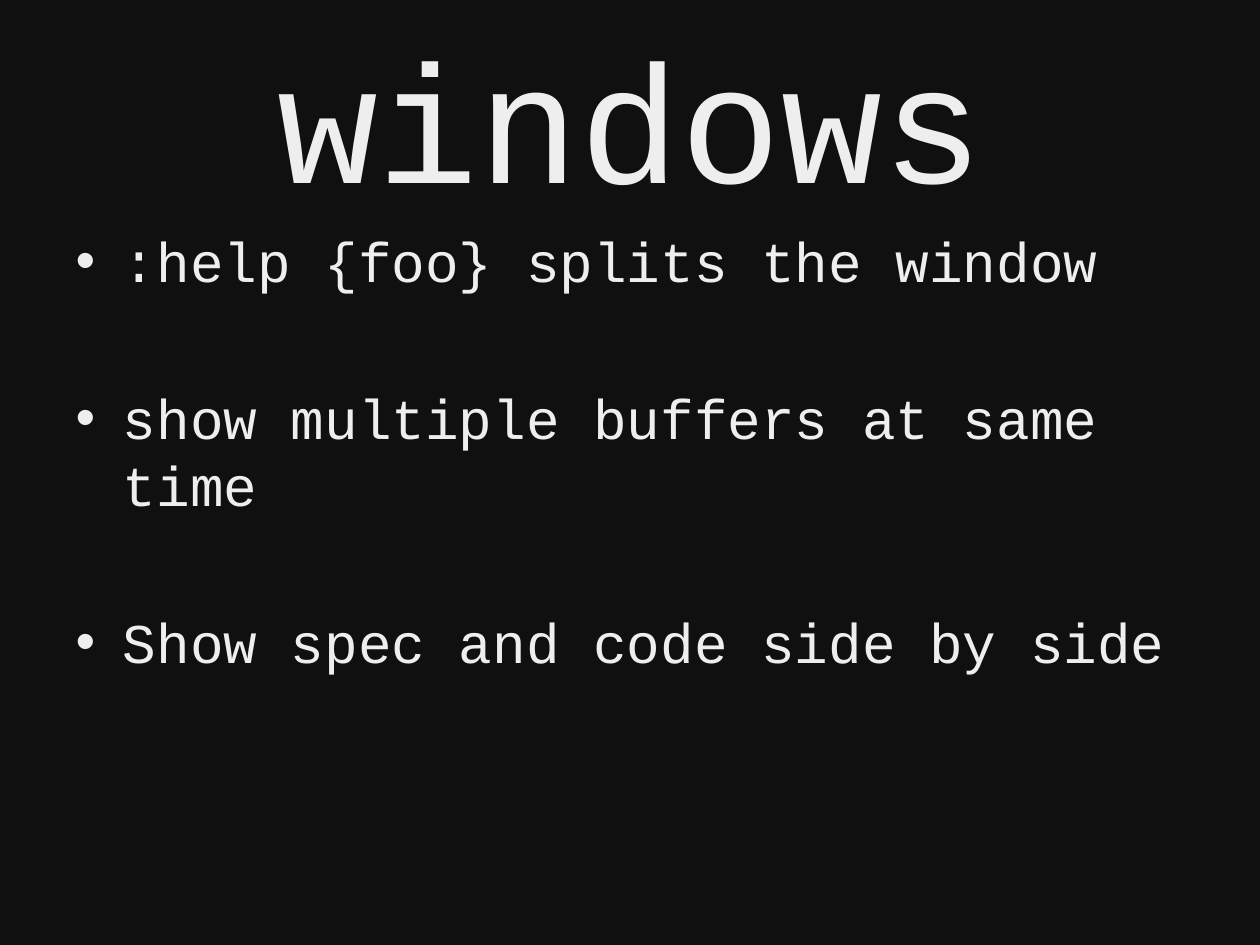
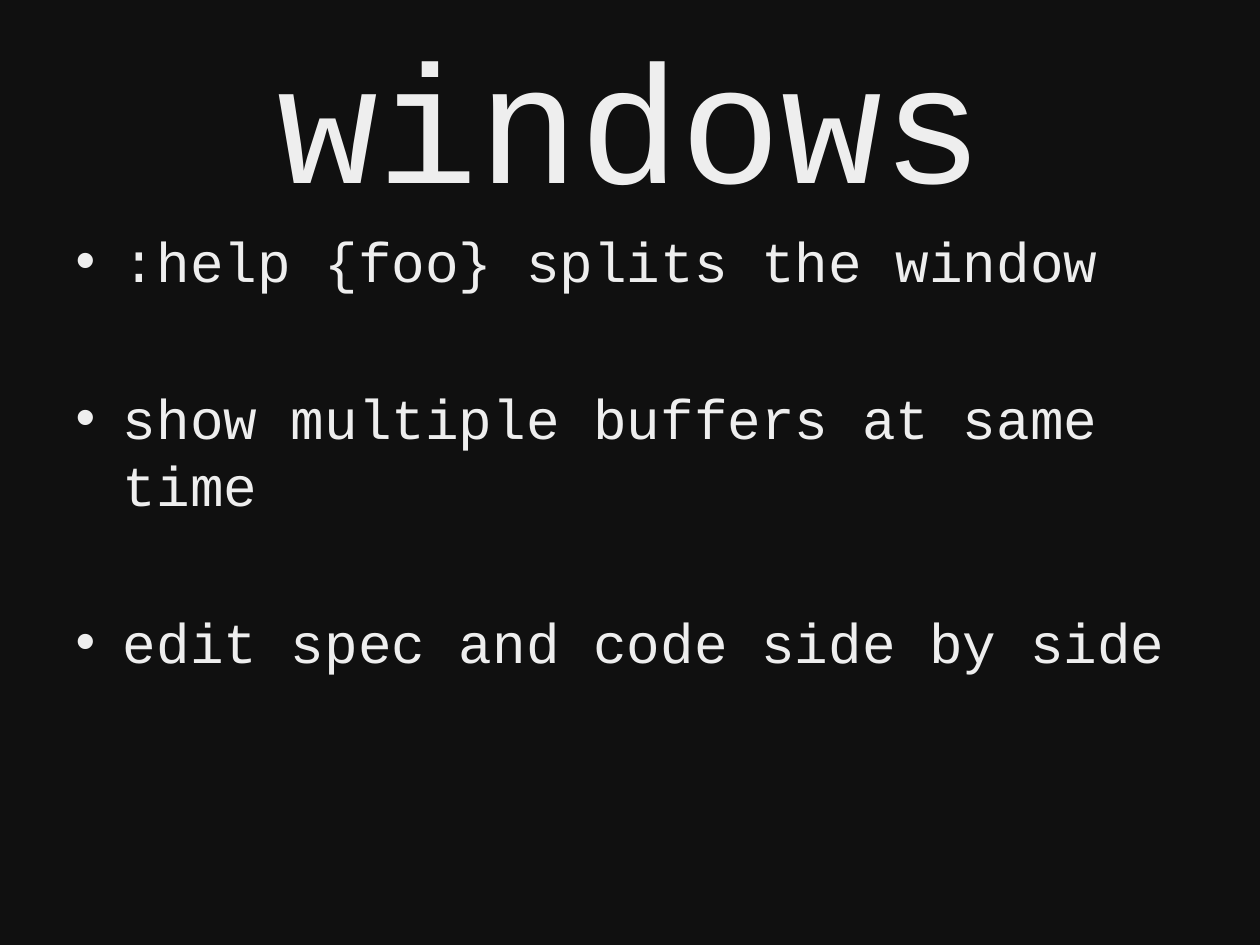
Before and after one commit to kyletolle/talks, a slide deck: slide 32 of beginning_vim-04.01.2012.pptx. Drawn at 1260x945 pixels with LibreOffice and Linux fonts; fonts in the diff are those of the drawing. Boxes give left, top, right and bottom in pixels: in the first picture for what was removed or moved away, otherwise in the second. Text is boxed around its words. In the diff, an @@ line names an element or a change of style, - is before the commit and + after.

```diff
--- a/beginning_vim-04.01.2012.pptx
+++ b/beginning_vim-04.01.2012.pptx
@@ text at (123, 623, 1164, 675): text changed @@
-• Show spec and code side by side
+• edit spec and code side by side
```
Also in this commit, not shown: 2 other slides changed.
